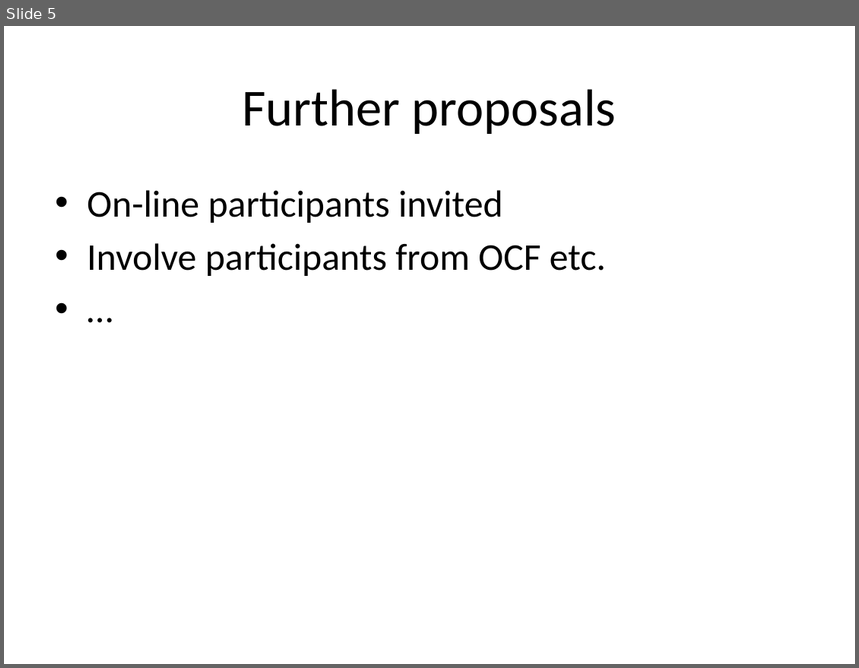
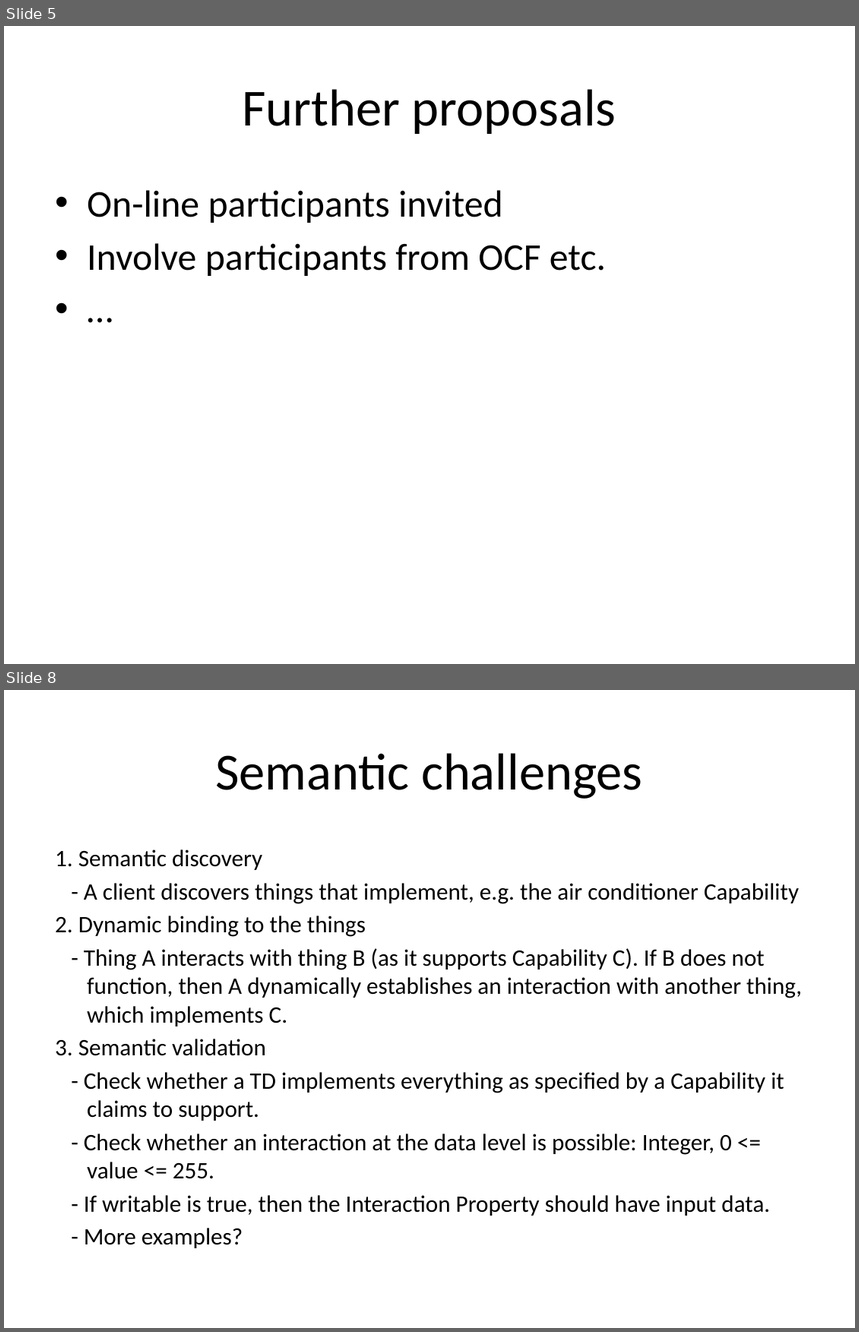
Before and after one commit to w3c/wot, a slide deck: plugfest/2018-prague/semantic integration/Semantic-Integration-Prague-PlugFest-Preparation.pptx. Shown one above the other, each under a label of ours: slide 5 before the commit, slides 5 and 8 after it; the slides between them are not shown. The pictures are 859x668 and 859x1332 pixels, drawn with LibreOffice and Linux fonts; fonts in the diff are those of the drawing. Boxes give left, top, right and bottom in pixels: in the first picture for what was removed or moved away, otherwise in the second. Text is boxed around its words. In the diff, an @@ line names an element or a change of style, - is before the commit and + after.

Commit message:
A proposal for scenarios and semantic challenges added.

```diff
--- a/plugfest/2018-prague/semantic integration/Semantic-Integration-Prague-PlugFest-Preparation.pptx
+++ b/plugfest/2018-prague/semantic integration/Semantic-Integration-Prague-PlugFest-Preparation.pptx
@@ slide 8 added at bbox=[4, 690, 855, 1328], background #FFFFFF @@
@@ title added at bbox=[216, 753, 642, 799], 44 pt, text #000000 @@
+Semantic challenges
@@ text added at bbox=[55, 850, 802, 1249], 20 pt, text #000000 @@
+1. Semantic discovery
+- A client discovers things that implement, e.g. the air conditioner Capability
+2. Dynamic binding to the things
+- Thing A interacts with thing B (as it supports Capability C). If B does not function, then A dynamically establishes an interaction with another thing, which implements C.
+3. Semantic validation
+- Check whether a TD implements everything as specified by a Capability it claims to support.
+- Check whether an interaction at the data level is possible: Integer, 0 <= value <= 255.
+- If writable is true, then the Interaction Property should have input data.
+- More examples?
```
Also in this commit, not shown: 1 slide changed, 1 other slide added.
